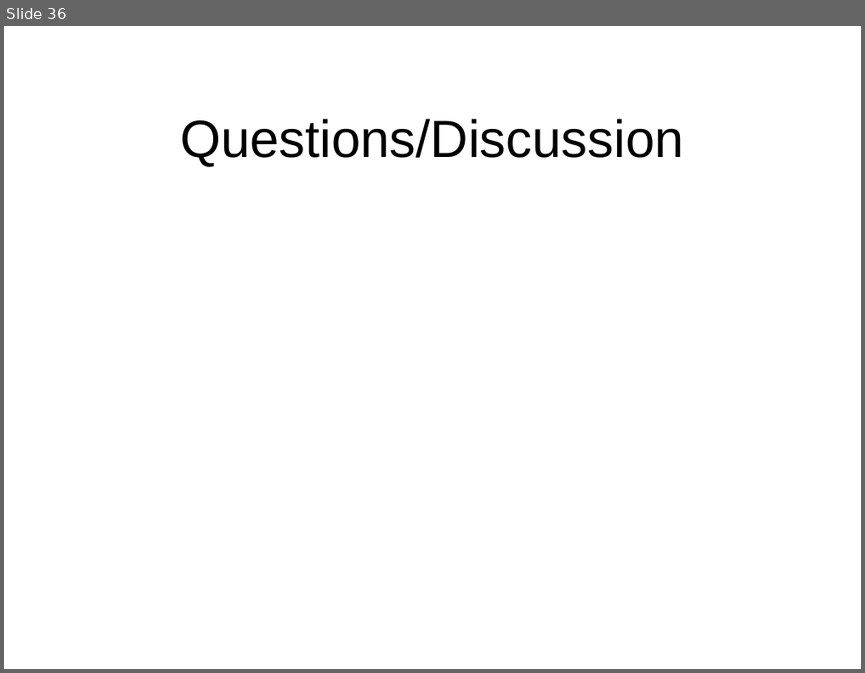
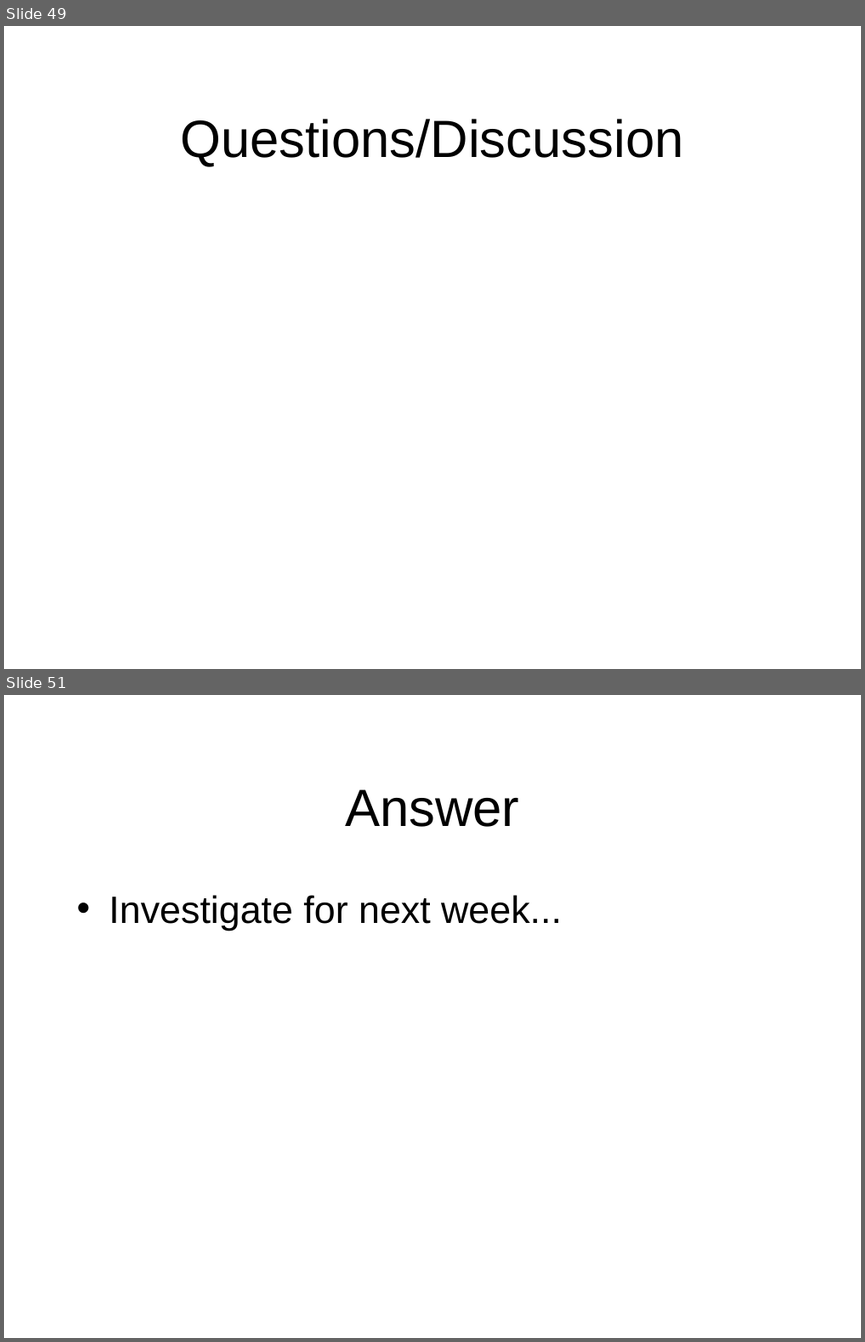
Before and after one commit to octaviordz/zjnu2017.github.io, a slide deck: OOP/lectures/080--Graphics.pptx. Shown one above the other, each under a label of ours: slide 36 before the commit, slides 49 and 51 after it; the slides between them are not shown. The pictures are 865x673 and 865x1342 pixels, drawn with LibreOffice and Linux fonts; fonts in the diff are those of the drawing. Boxes give left, top, right and bottom in pixels: in the first picture for what was removed or moved away, otherwise in the second. Text is boxed around its words. In the diff, an @@ line names an element or a change of style, - is before the commit and + after.

```diff
--- a/OOP/lectures/080--Graphics.pptx
+++ b/OOP/lectures/080--Graphics.pptx
@@ slide 51 added at [4,695,861,1338], background #FFFFFF @@
@@ title added at [345,789,519,827], 44 pt, text #000000 @@
+Answer
@@ text added at [109,895,562,930], 32 pt, text #000000 @@
+• Investigate for next week...
@@ what was slide 36 is now slide 49 @@
```
Also in this commit, not shown: 14 other slides added, 1 other file.
